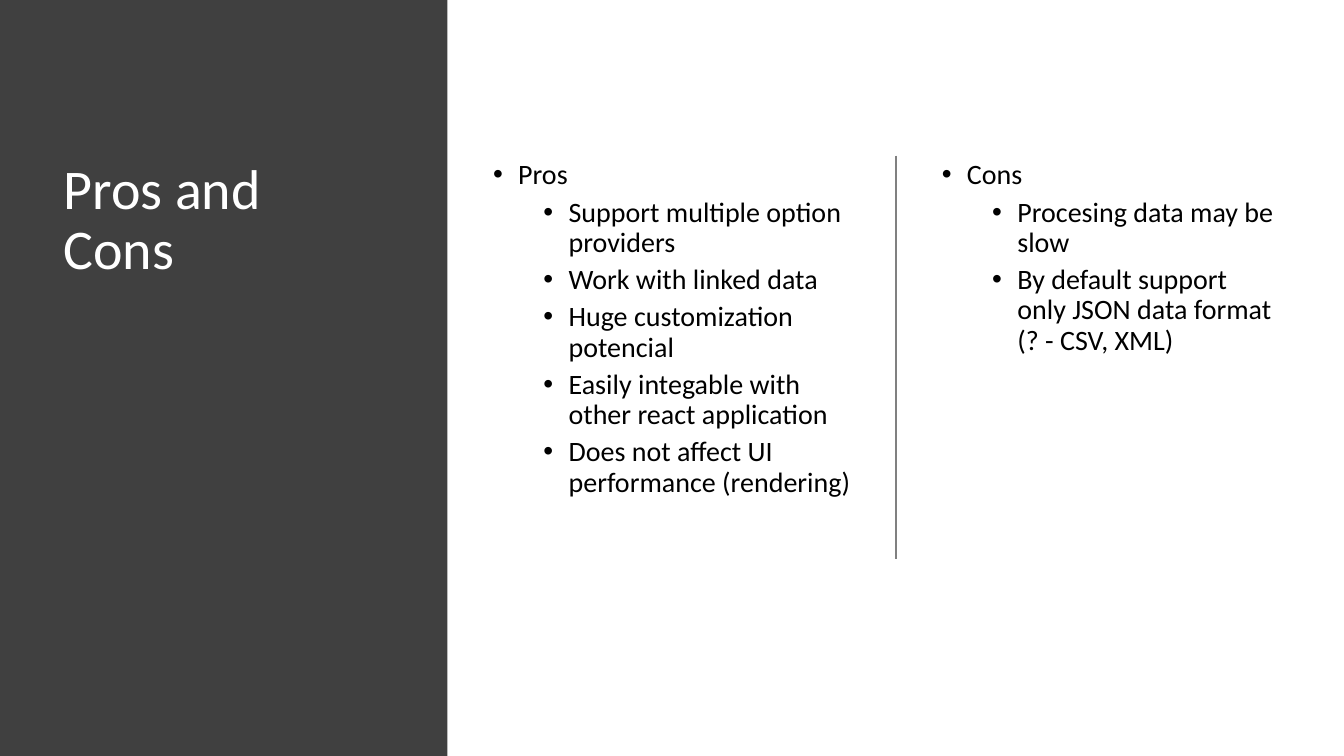
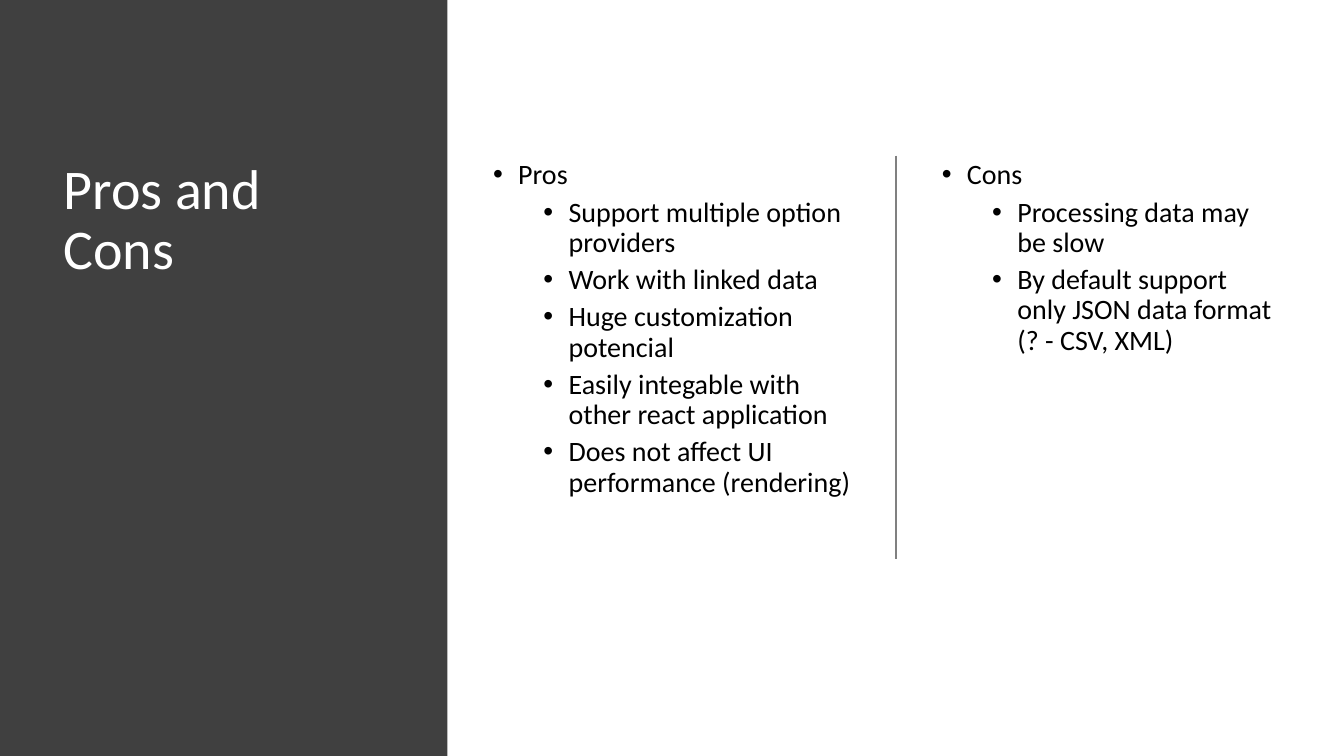
Before and after one commit to lecbyjak/intelligent-tree-select, a slide deck: slide 10 of documents/lecbyjak_bachlor_prezentation.pptx. Drawn at 1344x756 pixels with LibreOffice and Linux fonts; fonts in the diff are those of the drawing. Boxes give left, top, right and bottom in pixels: in the first picture for what was removed or moved away, otherwise in the second. Text is boxed around its words. In the diff, an @@ line names an element or a change of style, - is before the commit and + after.

```diff
--- a/documents/lecbyjak_bachlor_prezentation.pptx
+++ b/documents/lecbyjak_bachlor_prezentation.pptx
@@ text at (x1=1017, y1=202, x2=1249, y2=253): text changed @@
-  • Procesing data may be slow
+  • Processing data may be slow
```
Also in this commit, not shown: 3 other slides changed, 1 slide added, 2 other files.
